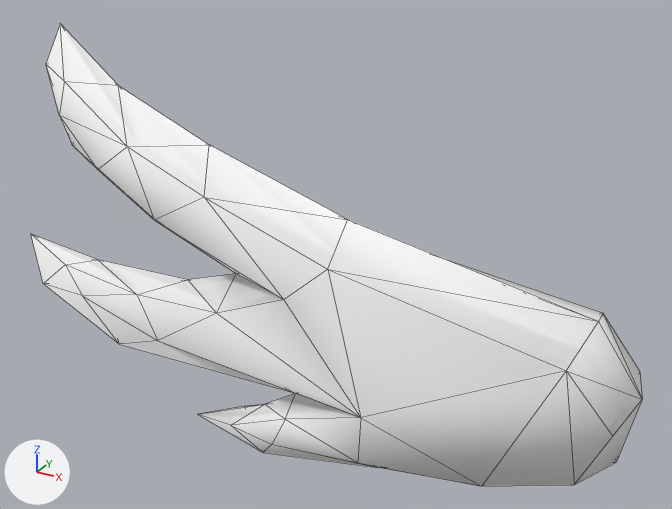
What one commit did to the OBJ model assets/char4-hand.obj.
One viewpoint serves both versions: a 50 mm camera at (0.09, -0.277, 0.184) aimed at (-0.078, 0.028, 0.031). The axes (+X, +Y, +Z) are drawn at lower left. The lights are the same throughout. Mesh edges are drawn as thin lines. Where no turn or scale is listed for an object, it has been applied to the vertices.
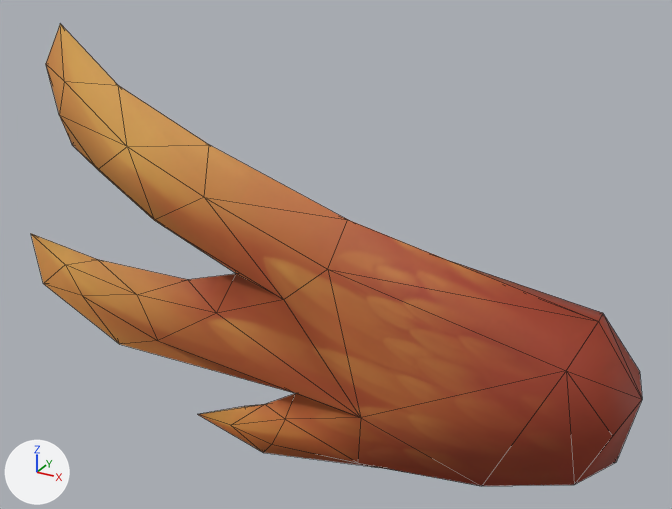
Changed parts and their boxes (x1, y1, x2, y2) in the pictures (672 x 509 px):
'Plane.003', surface changed (white to brown)
    both: (31, 24, 642, 486)

What changed in the scene script:
```text
Add img_char4_jpg:
    img_char4_jpg = load_image('char4.jpg', 'char4.jpg', 2048, 2048, 'sRGB')
Change mat_matfinal:
    mat_matfinal.texture: img_char4_png -> img_char4_jpg
    mat_matfinal.roughness: 1.0 -> 0.69
```
